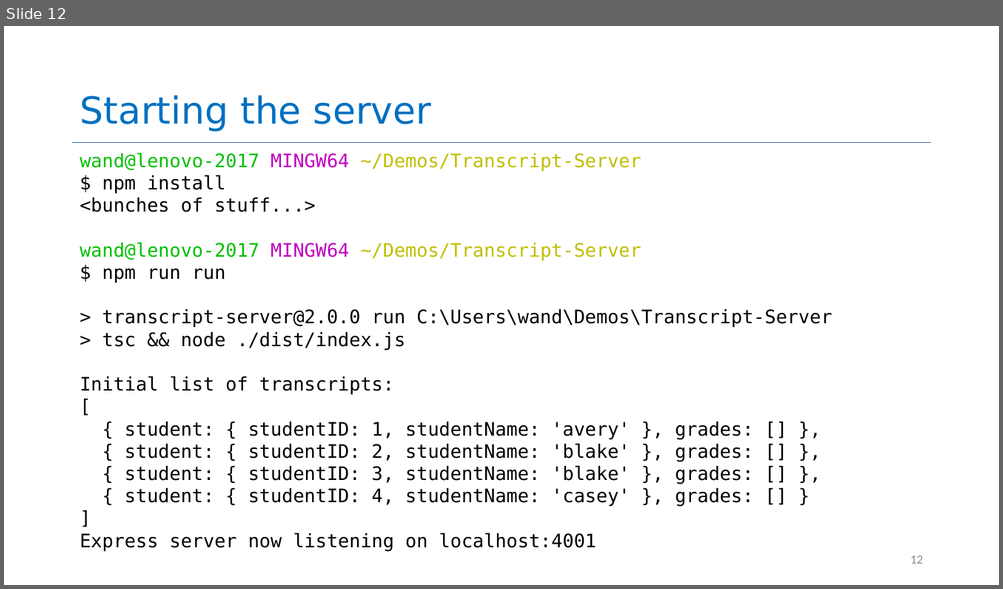
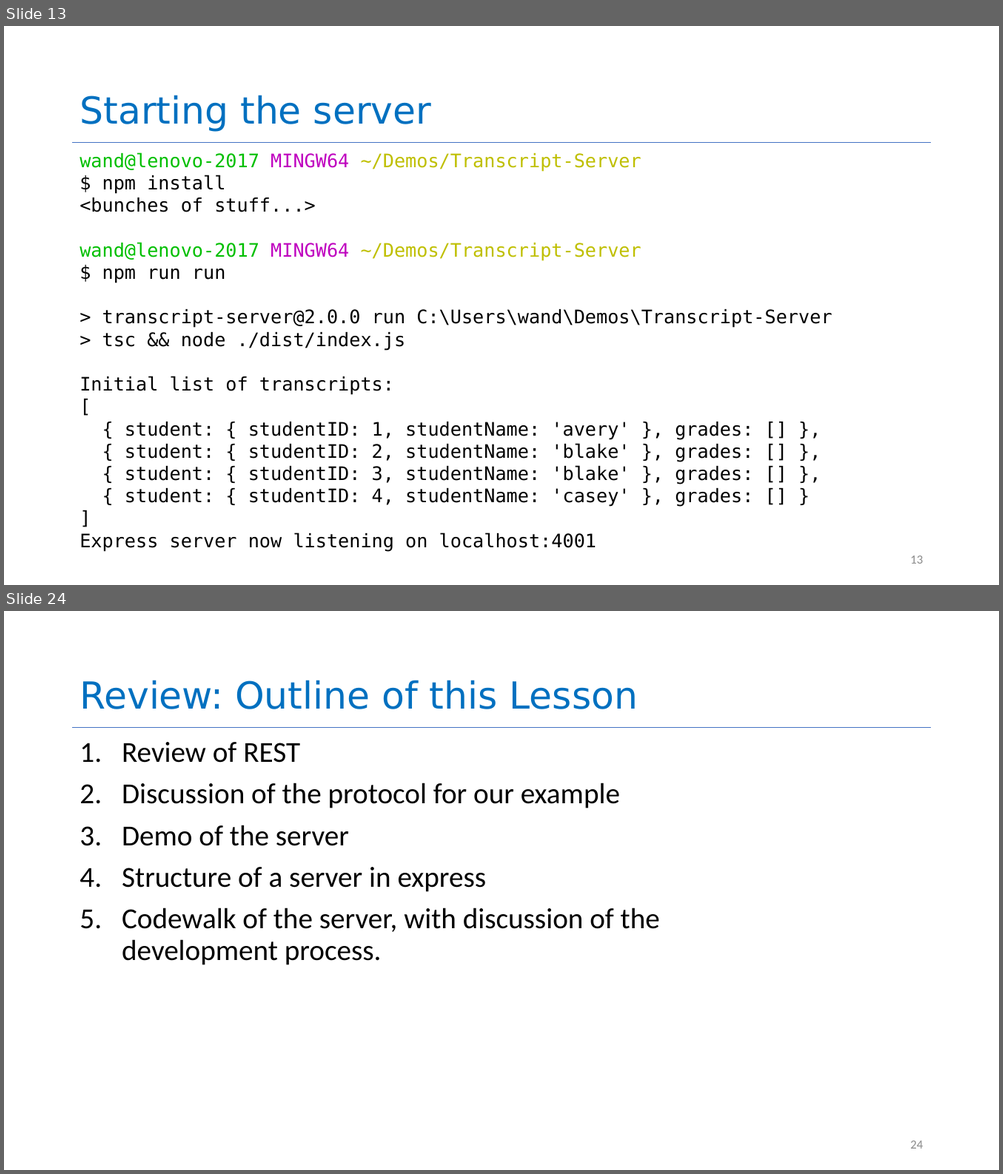
Before and after one commit to neu-se/CS4530-CS5500-Spring-2021, a slide deck: Slides/Lesson 3.4 Building a REST server.pptx. Shown one above the other, each under a label of ours: slide 12 before the commit, slides 13 and 24 after it; the slides between them are not shown. The pictures are 1003x589 and 1003x1174 pixels, drawn with LibreOffice and Linux fonts; fonts in the diff are those of the drawing. Boxes give left, top, right and bottom in pixels: in the first picture for what was removed or moved away, otherwise in the second. Text is boxed around its words. In the diff, an @@ line names an element or a change of style, - is before the commit and + after.

Commit message:
Lesson 3.4 done and installed

```diff
--- a/Slides/Lesson 3.4 Building a REST server.pptx
+++ b/Slides/Lesson 3.4 Building a REST server.pptx
@@ slide 24 added at (4,611,999,1170), background #FFFFFF; not listed: 1 template element that a slide beside it also shows @@
@@ title added at (79,680,637,709), 36 pt, text #0070C0 @@
+Review: Outline of this Lesson
@@ text added at (122,742,660,965), 28 pt, text #000000 @@
+1. Review of REST
+2. Discussion of the protocol for our example
+3. Demo of the server
+4. Structure of a server in express
+5. Codewalk of the server, with discussion of the development process.
@@ page number added at (910,1141,922,1149), 12 pt, text #8C8C8C @@
+24
@@ what was slide 12 is now slide 13 @@
@@ page number at (910,556,922,564): text changed @@
-12
+13
```
Also in this commit, not shown: 9 slides changed, 9 other slides added, 2 slides removed, 5 other files.
